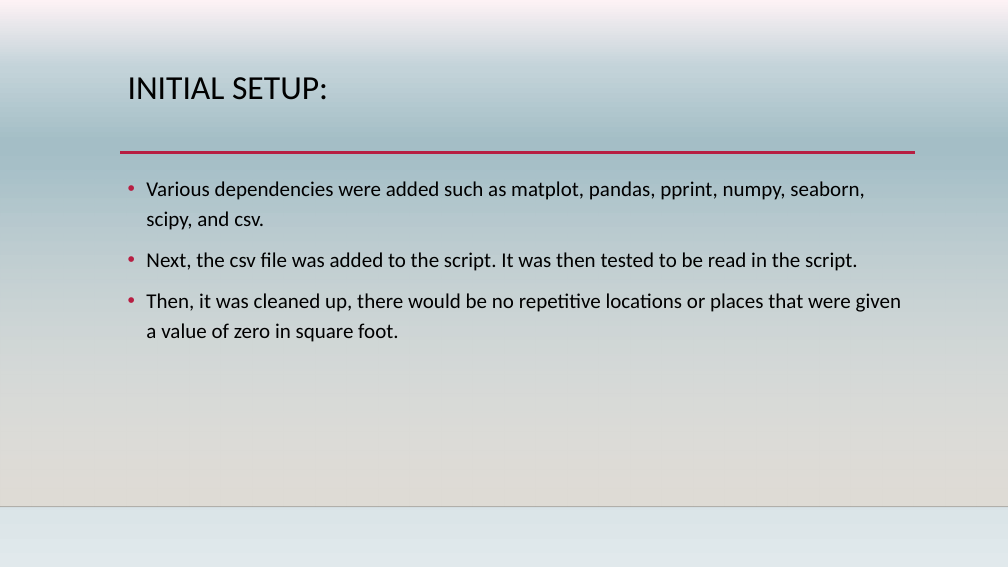
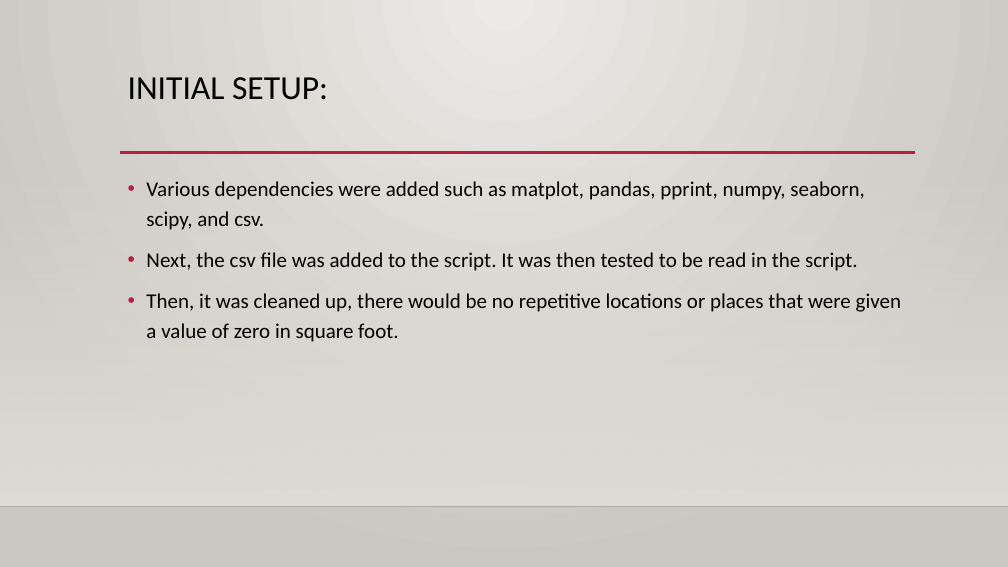
Before and after one commit to scavazos4/Project_One, a slide deck: slide 5 of Sacramento Real Estate.pptx. Drawn at 1008x567 pixels with LibreOffice and Linux fonts; fonts in the diff are those of the drawing; background and template pictures are left out. Boxes give left, top, right and bottom in pixels: in the first picture for what was removed or moved away, otherwise in the second. Text is boxed around its words. In the diff, an @@ line names an element or a change of style, - is before the commit and + after.

```diff
--- a/Sacramento Real Estate.pptx
+++ b/Sacramento Real Estate.pptx
@@ background gradient #FDF2F5 to #C3D3D9 to #A4BEC6 to #E1E9EC to gradient #ECEAE7 to #CAC7C1 @@
```
Also in this commit, not shown: 6 other slides changed, 2 slides added, 3 slides removed, 2 other files.
